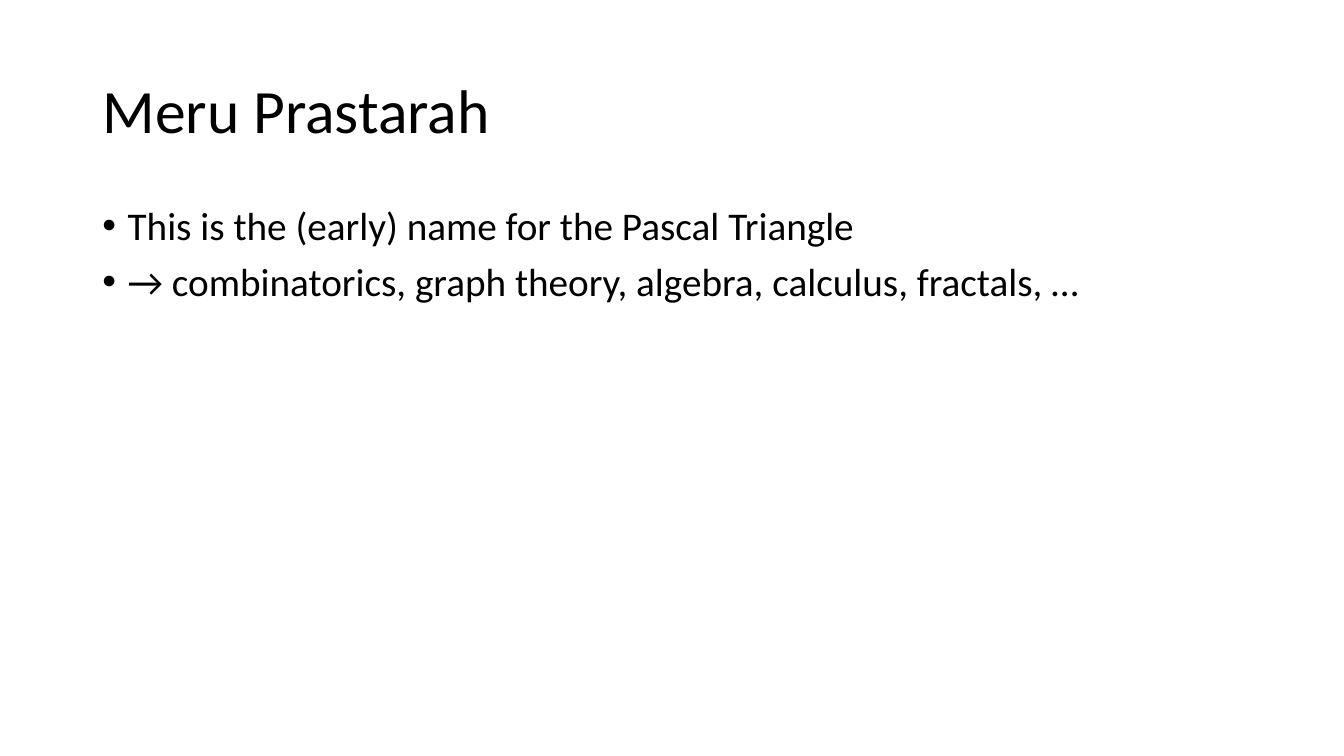
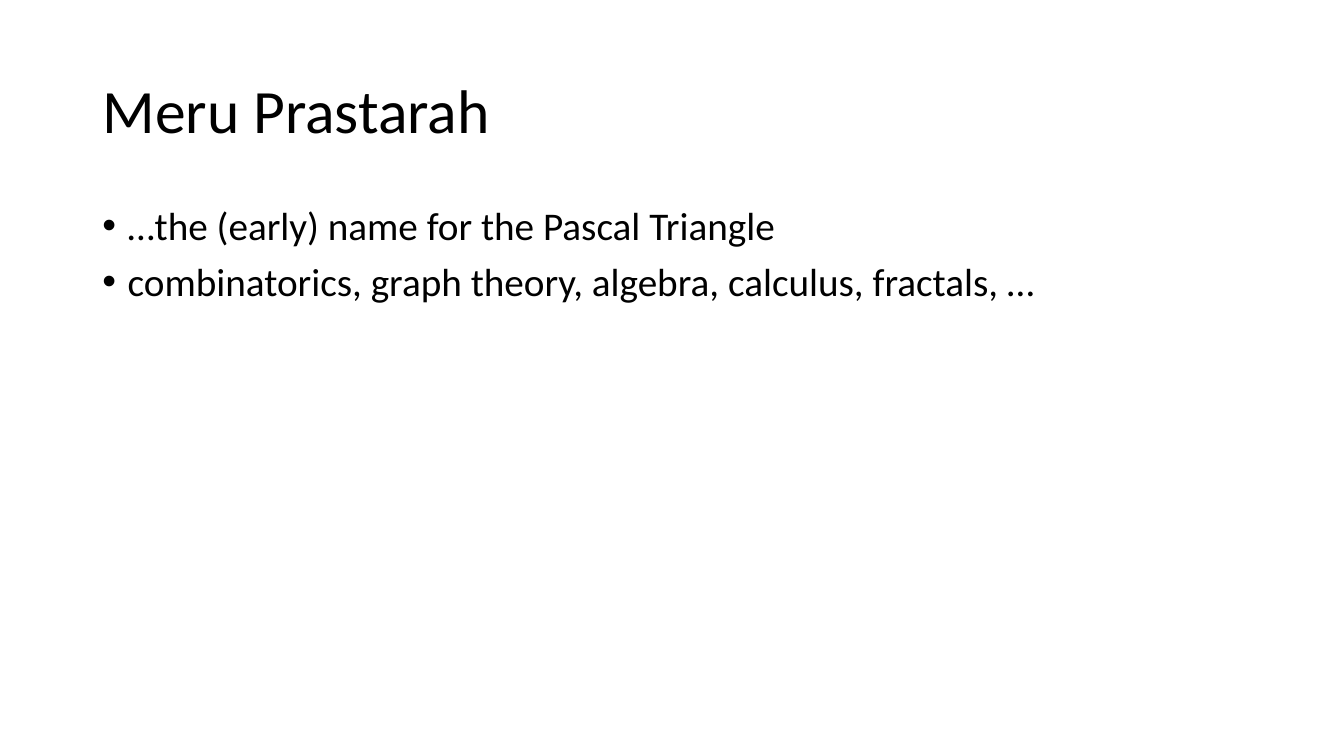
Before and after one commit to shreystechtips/pythonbytes, a slide deck: slide 8 of presentations/python bytes intermediate.pptx (slide 2 before the commit). Drawn at 1344x756 pixels with LibreOffice and Linux fonts; fonts in the diff are those of the drawing. Boxes give left, top, right and bottom in pixels: in the first picture for what was removed or moved away, otherwise in the second. Text is boxed around its words. In the diff, an @@ line names an element or a change of style, - is before the commit and + after.

```diff
--- a/presentations/python bytes intermediate.pptx
+++ b/presentations/python bytes intermediate.pptx
@@ text at <box>128,211,999,303</box>: text changed @@
-• This is the (early) name for the Pascal Triangle
-• → combinatorics, graph theory, algebra, calculus, fractals, …
+• …the (early) name for the Pascal Triangle
+• combinatorics, graph theory, algebra, calculus, fractals, …
```
Also in this commit, not shown: 1 other slide changed, 6 slides added, 9 other files.
